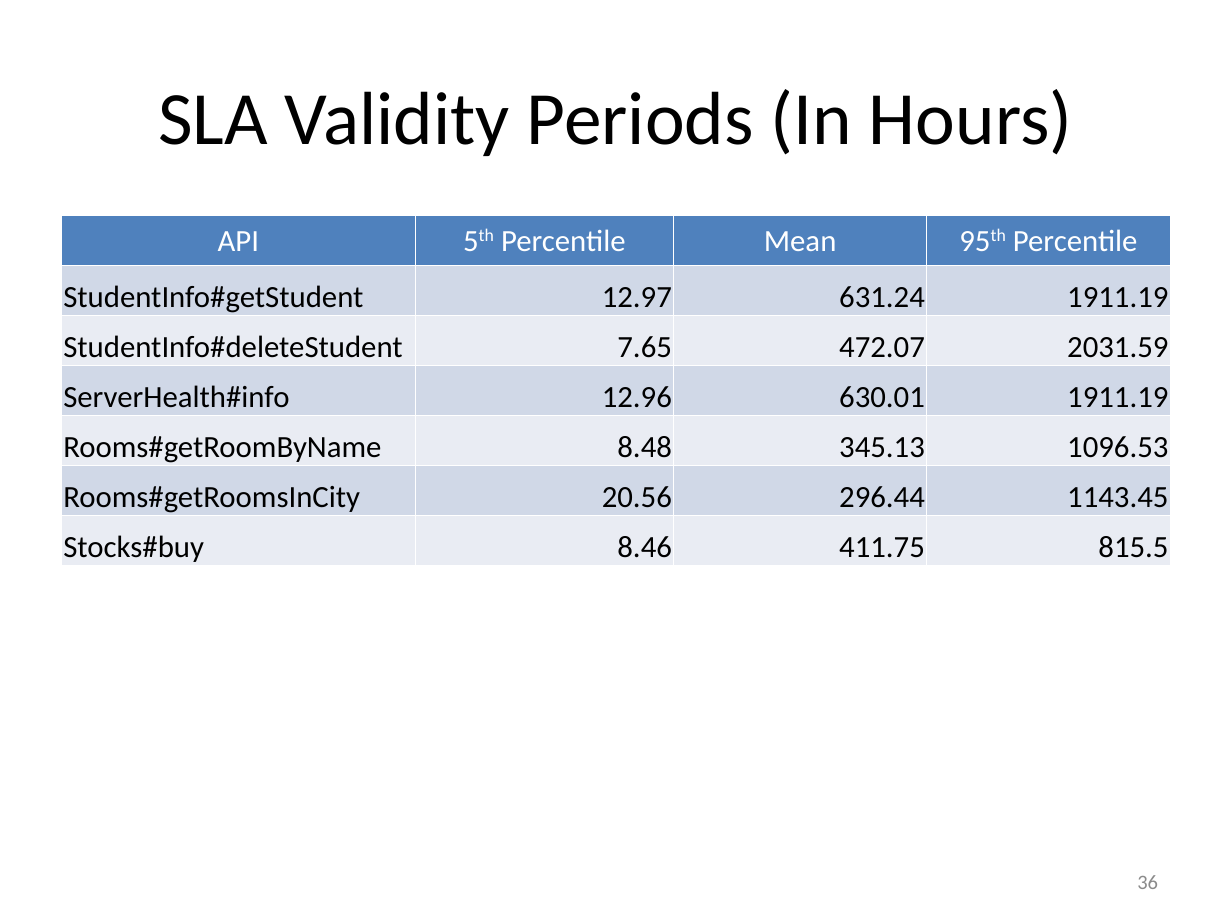
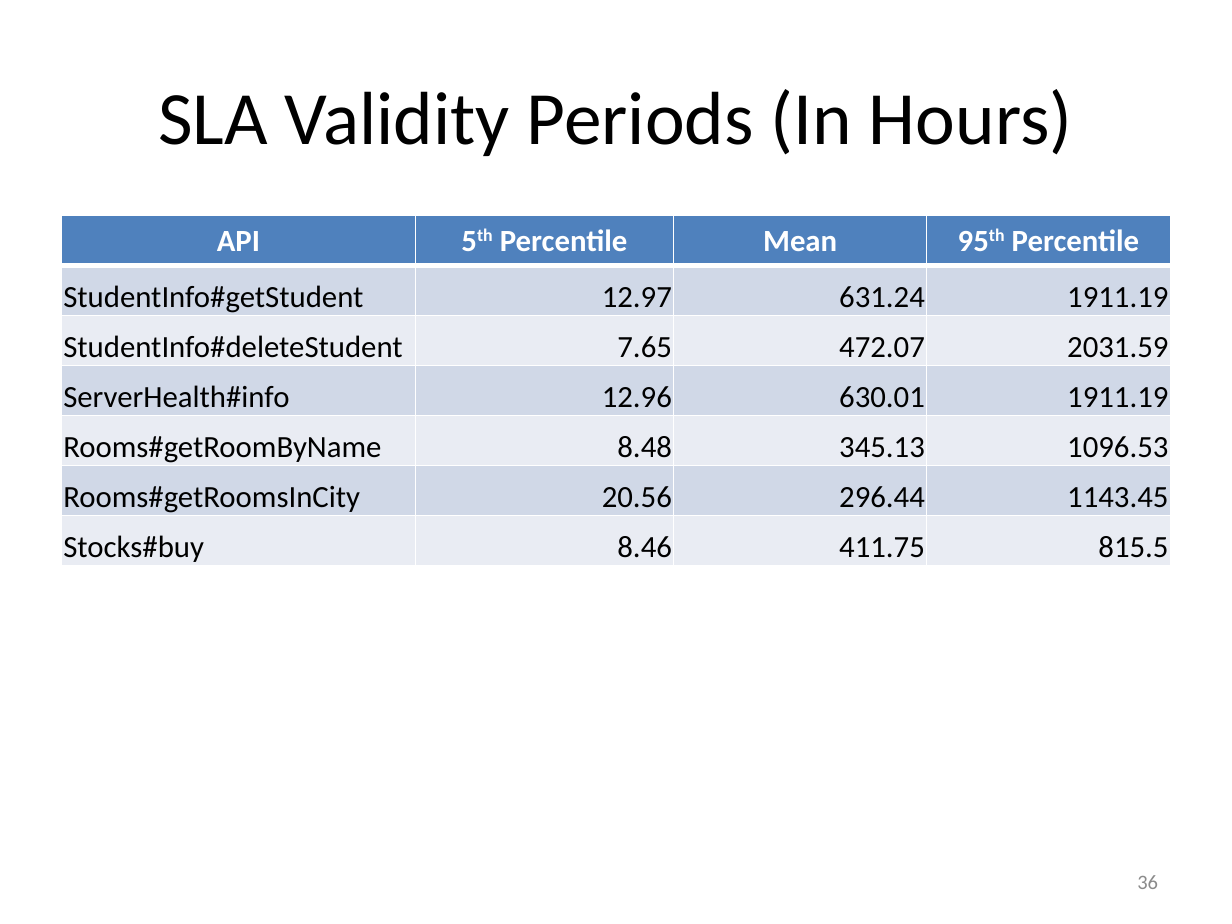
Before and after one commit to Dithn/eager-appscale, a slide deck: slide 36 of Eager/elk-experiment/appserver/system_design.pptx. Drawn at 1232x924 pixels with LibreOffice and Linux fonts; fonts in the diff are those of the drawing. Boxes give left, top, right and bottom in pixels: in the first picture for what was removed or moved away, otherwise in the second. Text is boxed around its words. In the diff, an @@ line names an element or a change of style, - is before the commit and + after.

Commit message:
Updated presentation

```diff
--- a/Eager/elk-experiment/appserver/system_design.pptx
+++ b/Eager/elk-experiment/appserver/system_design.pptx
@@ table at [62, 216, 1170, 566] @@
@@ bold on in "API", "5th Percentile", "Mean", "95th Percentile" @@
```
Also in this commit, not shown: 5 slides added.
